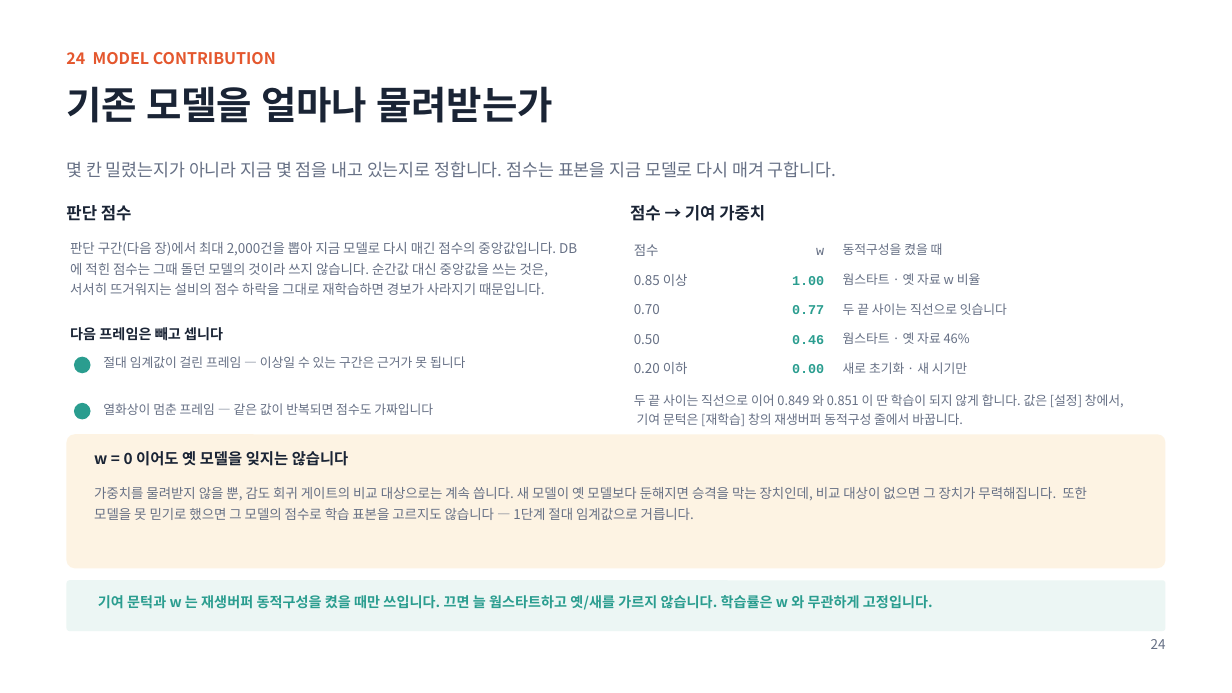
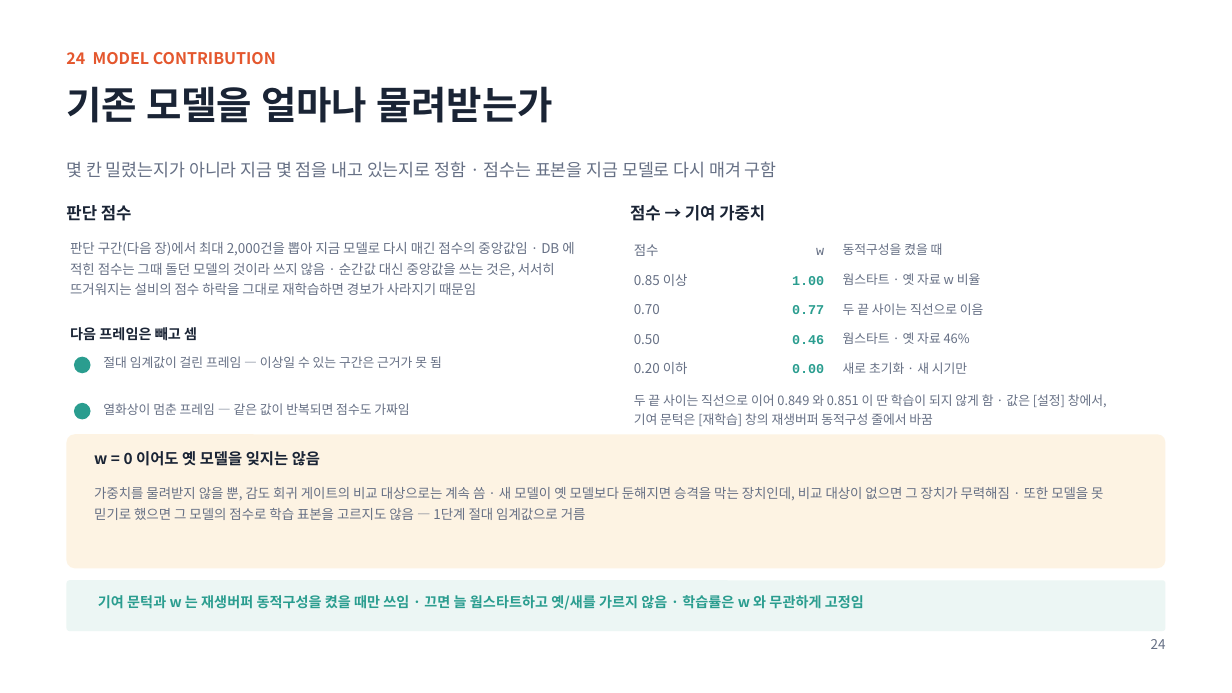
Before and after one commit to oskwon65/MultiModal_FireCam, a slide deck: slide 25 of 멀티모달_화재감지_분석서버_설치매뉴얼.pptx. Drawn at 1232x693 pixels with LibreOffice and Linux fonts; fonts in the diff are those of the drawing. Boxes give left, top, right and bottom in pixels: in the first picture for what was removed or moved away, otherwise in the second. Text is boxed around its words. In the diff, an @@ line names an element or a change of style, - is before the commit and + after.

```diff
--- a/멀티모달_화재감지_분석서버_설치매뉴얼.pptx
+++ b/멀티모달_화재감지_분석서버_설치매뉴얼.pptx
@@ text at (66, 161, 777, 178): text changed @@
-몇 칸 밀렸는지가 아니라 지금 몇 점을 내고 있는지로 정합니다. 점수는 표본을 지금 모델로 다시 매겨 구합니다.
+몇 칸 밀렸는지가 아니라 지금 몇 점을 내고 있는지로 정함 · 점수는 표본을 지금 모델로 다시 매겨 구함
@@ text at (70, 242, 574, 295): text changed @@
-판단 구간(다음 장)에서 최대 2,000건을 뽑아 지금 모델로 다시 매긴 점수의 중앙값입니다. DB 에 적힌 점수는 그때 돌던 모델의 것이라 쓰지 않습니다. 순간값 대신 중앙값을 쓰는 것은, 서서히 뜨거워지는 설비의 점수 하락을 그대로 재학습하면 경보가 사라지기 때문입니다.
+판단 구간(다음 장)에서 최대 2,000건을 뽑아 지금 모델로 다시 매긴 점수의 중앙값임 · DB 에 적힌 점수는 그때 돌던 모델의 것이라 쓰지 않음 · 순간값 대신 중앙값을 쓰는 것은, 서서히 뜨거워지는 설비의 점수 하락을 그대로 재학습하면 경보가 사라지기 때문임
@@ text at (70, 327, 197, 341): text changed @@
-다음 프레임은 빼고 셉니다
+다음 프레임은 빼고 셈
@@ text at (843, 303, 984, 315): text changed @@
-두 끝 사이는 직선으로 잇습니다
+두 끝 사이는 직선으로 이음
@@ text at (103, 356, 442, 368): text changed @@
-절대 임계값이 걸린 프레임 — 이상일 수 있는 구간은 근거가 못 됩니다
+절대 임계값이 걸린 프레임 — 이상일 수 있는 구간은 근거가 못 됨
@@ text at (103, 403, 409, 415): text changed @@
-열화상이 멈춘 프레임 — 같은 값이 반복되면 점수도 가짜입니다
+열화상이 멈춘 프레임 — 같은 값이 반복되면 점수도 가짜임
@@ text at (634, 394, 1107, 426): text changed @@
-두 끝 사이는 직선으로 이어 0.849 와 0.851 이 딴 학습이 되지 않게 합니다. 값은 [설정] 창에서, 기여 문턱은 [재학습] 창의 재생버퍼 동적구성 줄에서 바꿉니다.
+두 끝 사이는 직선으로 이어 0.849 와 0.851 이 딴 학습이 되지 않게 함 · 값은 [설정] 창에서, 기여 문턱은 [재학습] 창의 재생버퍼 동적구성 줄에서 바꿈
@@ text at (94, 451, 320, 466): text changed @@
-w = 0 이어도 옛 모델을 잊지는 않습니다
+w = 0 이어도 옛 모델을 잊지는 않음
@@ text at (94, 487, 1103, 520): text changed @@
-가중치를 물려받지 않을 뿐, 감도 회귀 게이트의 비교 대상으로는 계속 씁니다. 새 모델이 옛 모델보다 둔해지면 승격을 막는 장치인데, 비교 대상이 없으면 그 장치가 무력해집니다. 또한 모델을 못 믿기로 했으면 그 모델의 점수로 학습 표본을 고르지도 않습니다 — 1단계 절대 임계값으로 거릅니다.
+가중치를 물려받지 않을 뿐, 감도 회귀 게이트의 비교 대상으로는 계속 씀 · 새 모델이 옛 모델보다 둔해지면 승격을 막는 장치인데, 비교 대상이 없으면 그 장치가 무력해짐 · 또한 모델을 못 믿기로 했으면 그 모델의 점수로 학습 표본을 고르지도 않음 — 1단계 절대 임계값으로 거름
@@ text at (98, 595, 864, 610): text changed @@
-기여 문턱과 w 는 재생버퍼 동적구성을 켰을 때만 쓰입니다. 끄면 늘 웜스타트하고 옛/새를 가르지 않습니다. 학습률은 w 와 무관하게 고정입니다.
+기여 문턱과 w 는 재생버퍼 동적구성을 켰을 때만 쓰임 · 끄면 늘 웜스타트하고 옛/새를 가르지 않음 · 학습률은 w 와 무관하게 고정임
```
Also in this commit, not shown: 31 other slides changed, 5 slides added, 50 other files.
